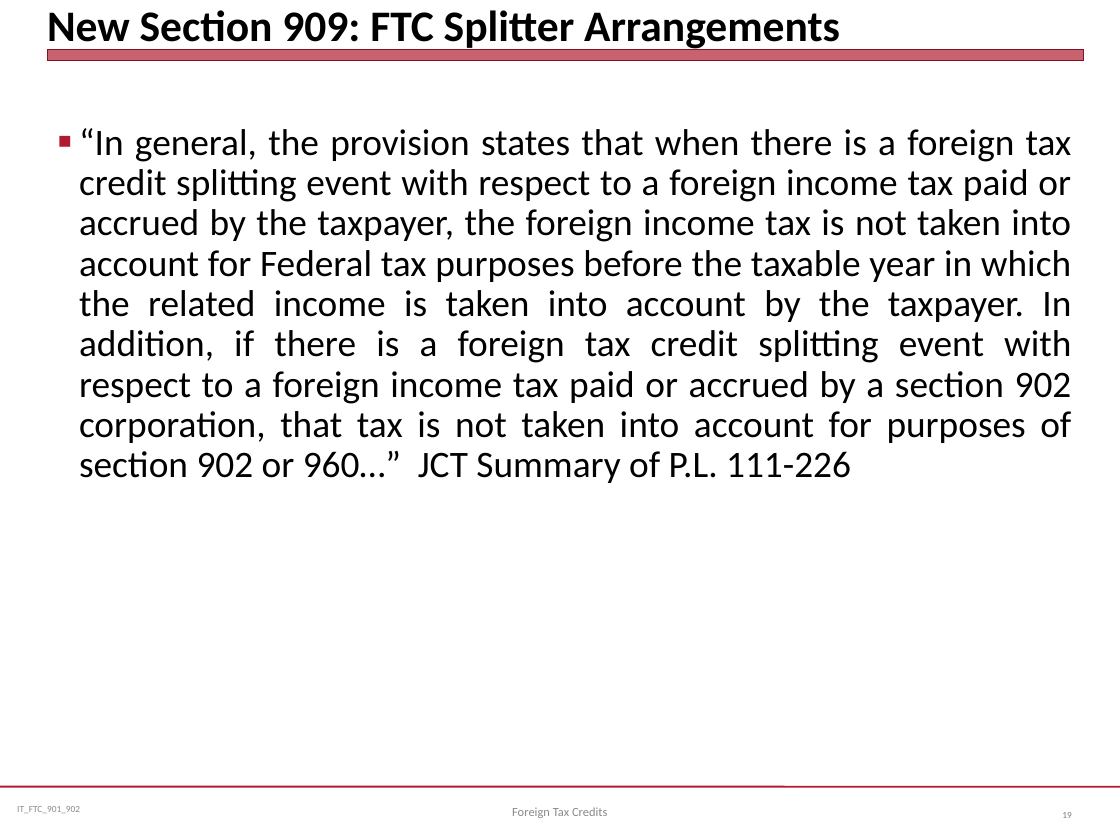
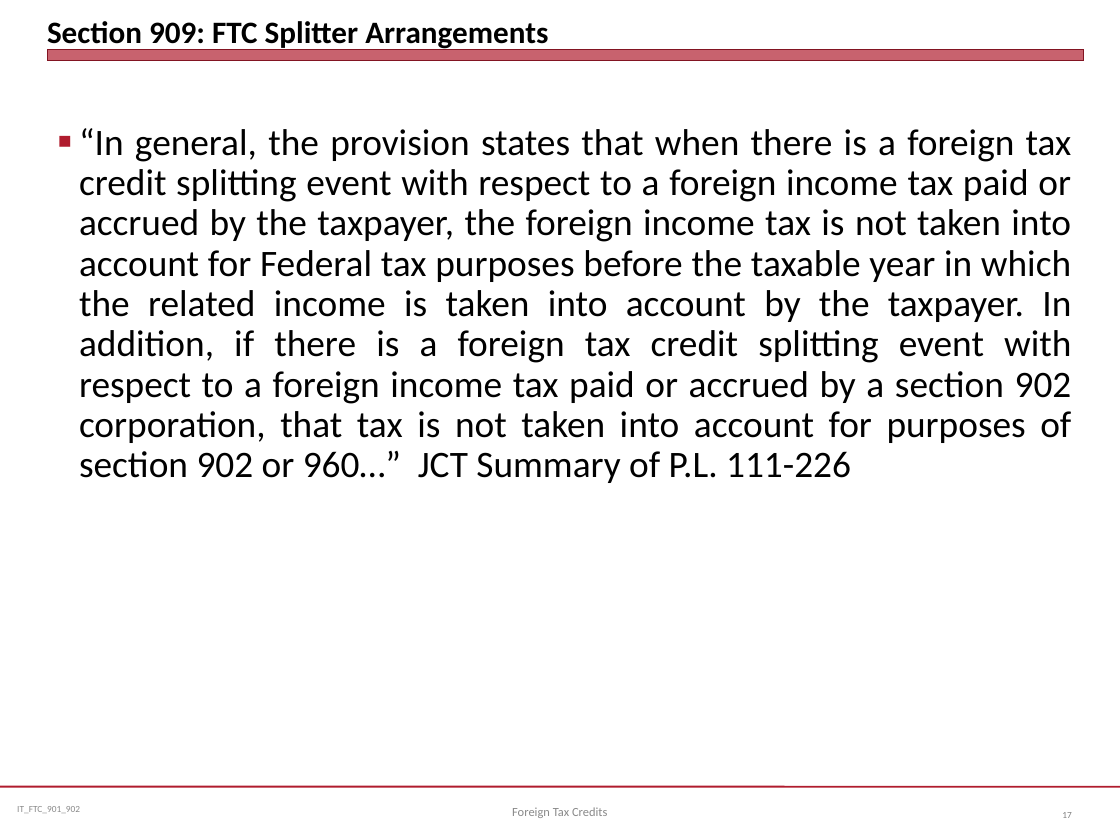
Before and after one commit to jmc877/International-Tax, a slide deck: slide 17 of slides/IT_FTC_901_22.pptx (slide 19 before the commit). Drawn at 1120x840 pixels with LibreOffice and Linux fonts; fonts in the diff are those of the drawing. Boxes give left, top, right and bottom in pixels: in the first picture for what was removed or moved away, otherwise in the second. Text is boxed around its words. In the diff, an @@ line names an element or a change of style, - is before the commit and + after.

```diff
--- a/slides/IT_FTC_901_22.pptx
+++ b/slides/IT_FTC_901_22.pptx
@@ title at bbox=[47, 21, 548, 51]: text changed; size 28 to 20 pt @@
-New Section 909: FTC Splitter Arrangements
+Section 909: FTC Splitter Arrangements
```
Also in this commit, not shown: 10 other slides changed, 3 slides added, 5 slides removed, 3 other files.
